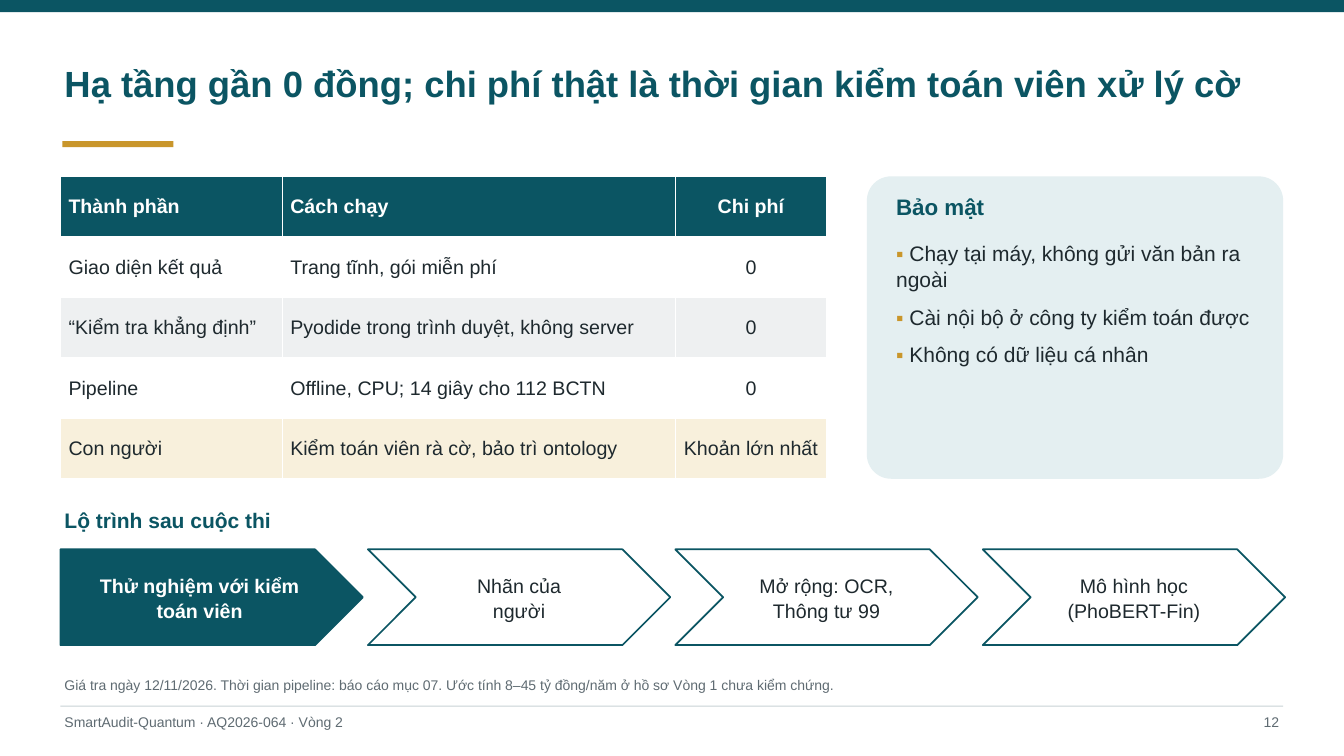
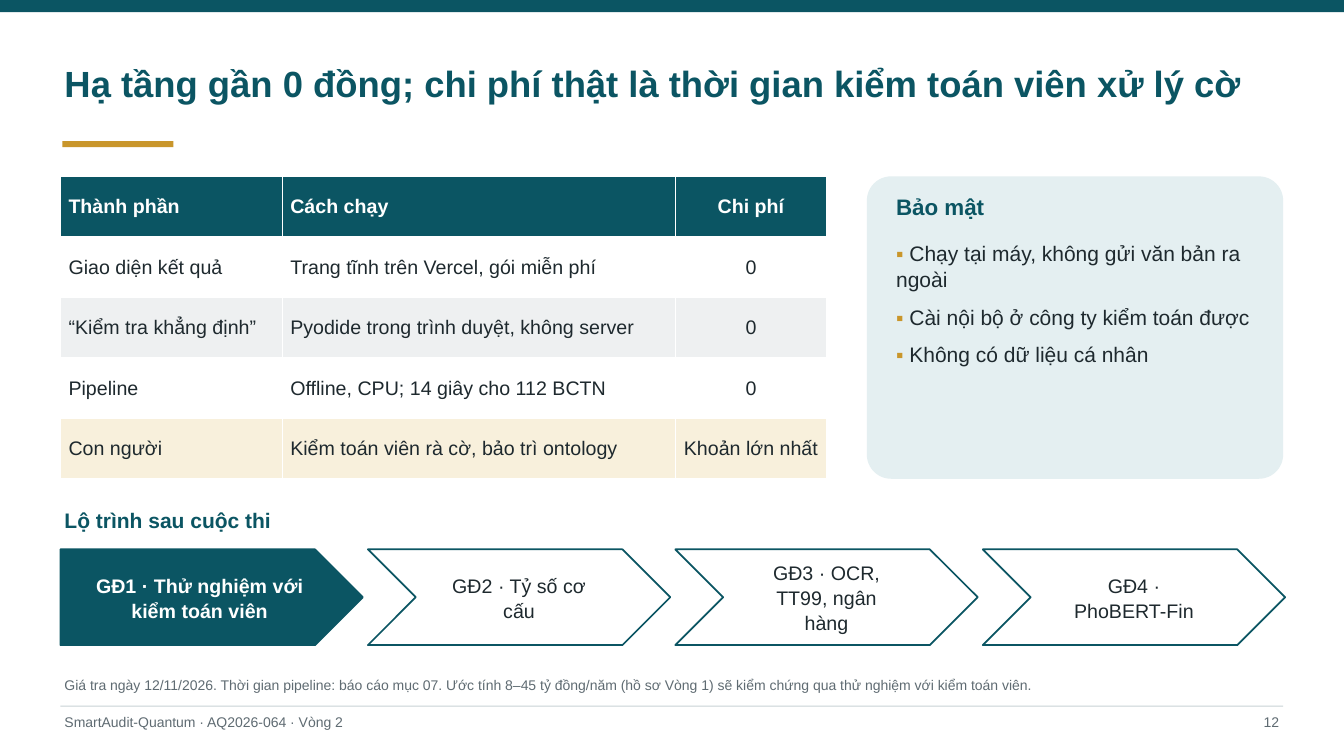
Before and after one commit to hungnv-2811/aiquantum, a slide deck: slide 12 of deliverables/AQ2026-R2-AQ2026-064-Slide.pptx. Drawn at 1344x756 pixels with LibreOffice and Linux fonts; fonts in the diff are those of the drawing. Boxes give left, top, right and bottom in pixels: in the first picture for what was removed or moved away, otherwise in the second. Text is boxed around its words. In the diff, an @@ line names an element or a change of style, - is before the commit and + after.

```diff
--- a/deliverables/AQ2026-R2-AQ2026-064-Slide.pptx
+++ b/deliverables/AQ2026-R2-AQ2026-064-Slide.pptx
@@ table at (60, 176, 827, 479) @@
-row 2, column 2: Trang tĩnh, gói miễn phí
+row 2, column 2: Trang tĩnh trên Vercel, gói miễn phí
@@ text in chevron at (773, 566, 880, 634): text changed @@
-Mở rộng: OCR, Thông tư 99
+GĐ3 · OCR, TT99, ngân hàng
@@ text in pentagon arrow at (96, 578, 303, 619): text changed @@
-Thử nghiệm với kiểm toán viên
+GĐ1 · Thử nghiệm với kiểm toán viên
@@ text in chevron at (452, 578, 586, 618): text changed @@
-Nhãn của người
+GĐ2 · Tỷ số cơ cấu
@@ text in chevron at (1074, 579, 1194, 619): text changed @@
-Mô hình học (PhoBERT-Fin)
+GĐ4 · PhoBERT-Fin
@@ text at (64, 678, 1032, 693): text changed @@
-Giá tra ngày 12/11/2026. Thời gian pipeline: báo cáo mục 07. Ước tính 8–45 tỷ đồng/năm ở hồ sơ Vòng 1 chưa kiểm chứng.
+Giá tra ngày 12/11/2026. Thời gian pipeline: báo cáo mục 07. Ước tính 8–45 tỷ đồng/năm (hồ sơ Vòng 1) sẽ kiểm chứng qua thử nghiệm với kiểm toán viên.
```
Also in this commit, not shown: 7 other slides changed, 17 other files.
